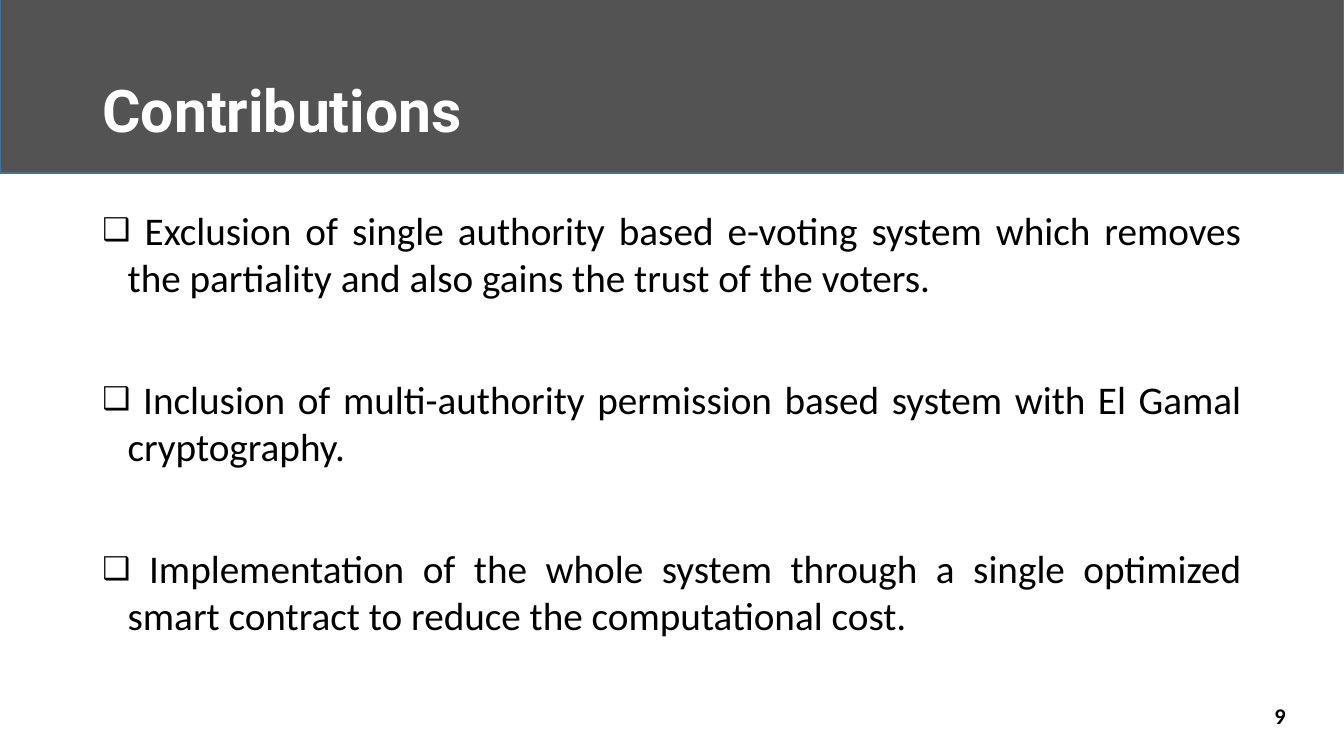
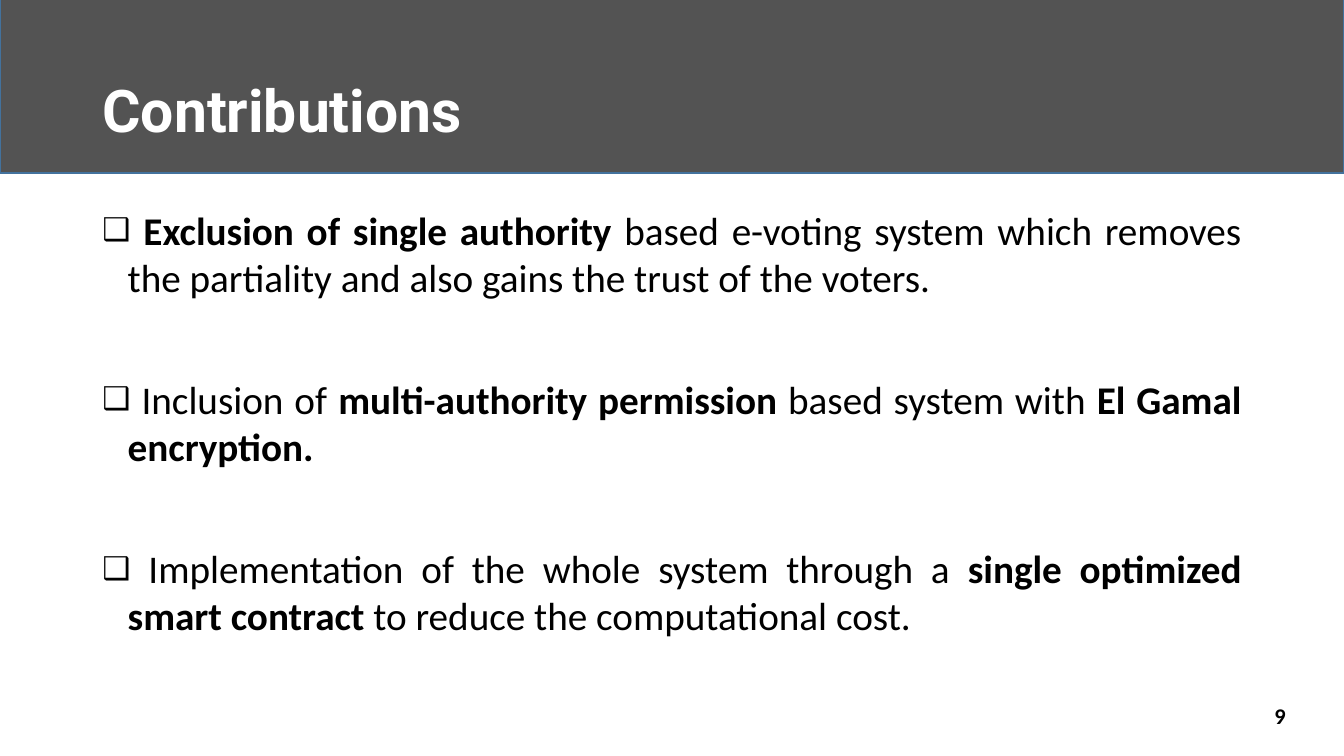
Before and after one commit to Nafi-13/Thesis, a slide deck: slide 9 of 1707013.pptx. Drawn at 1344x756 pixels with LibreOffice and Linux fonts; fonts in the diff are those of the drawing. Boxes give left, top, right and bottom in pixels: in the first picture for what was removed or moved away, otherwise in the second. Text is boxed around its words. In the diff, an @@ line names an element or a change of style, - is before the commit and + after.

```diff
--- a/1707013.pptx
+++ b/1707013.pptx
@@ text at [128, 217, 1242, 637]: bold on in "Exclusion of single authority", "single optimized smart contract" @@
@@ text at [128, 386, 1241, 467]: text changed; bold on @@
-❑ Inclusion of multi-authority permission based system with El Gamal cryptography.
+❑ Inclusion of multi-authority permission based system with El Gamal encryption.
```
Also in this commit, not shown: 14 other slides changed, 1 other file.
